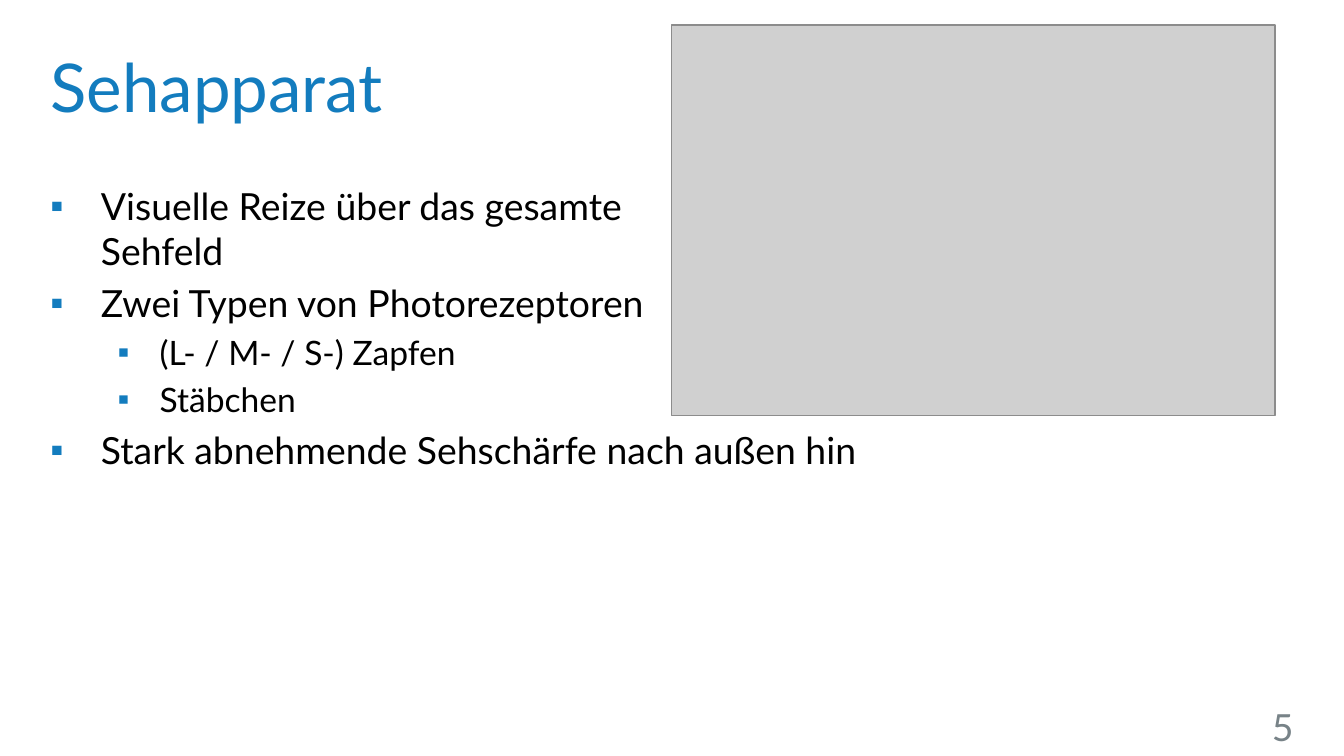
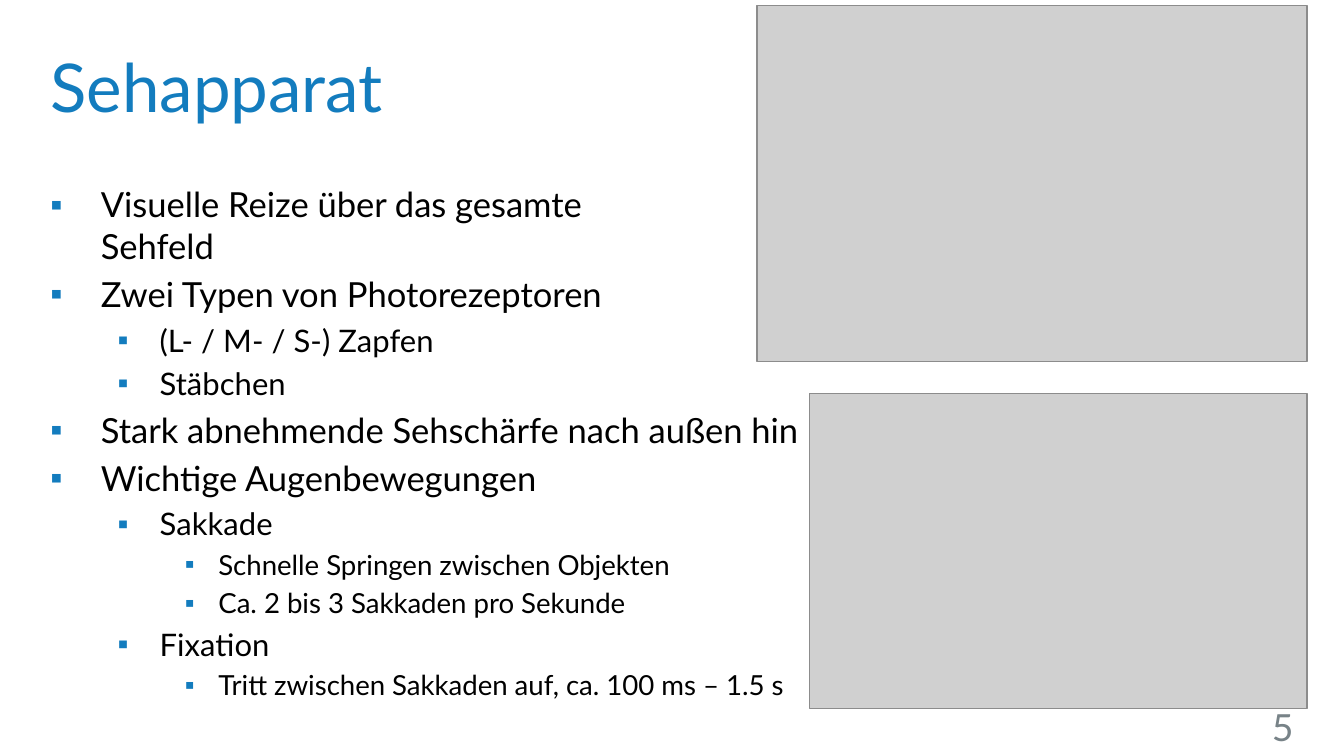
Before and after one commit to UniStuttgart-VISUS/FoveatedVolumeRendering, a slide deck: slide 5 of Dokumente/Vortrag/Wahrnehmungsorientiertes_Volumen-Rendering.pptx. Drawn at 1344x756 pixels with LibreOffice and Linux fonts; fonts in the diff are those of the drawing; grey boxes stand for pictures; background and template pictures are left out. Boxes give left, top, right and bottom in pixels: in the first picture for what was removed or moved away, otherwise in the second. Text is boxed around its words. In the diff, an @@ line names an element or a change of style, - is before the commit and + after.

Commit message:
Vortrag: Sehapparat angepasst, Eyetracking Folie nach vorne verschoben.

```diff
--- a/Dokumente/Vortrag/Wahrnehmungsorientiertes_Volumen-Rendering.pptx
+++ b/Dokumente/Vortrag/Wahrnehmungsorientiertes_Volumen-Rendering.pptx
@@ picture: place and size @@
-picture at bbox=[672, 26, 1275, 417]
+picture at bbox=[757, 5, 1306, 362]
@@ text at bbox=[101, 191, 798, 444]: size 20 to 18.5 pt in "Visuelle Reize über das gesamte Sehfeld", "Zwei Typen von Photorezeptoren", "Stark abnehmende Sehschärfe nach außen hin"; size 18 to 16.6 pt in "(L- / M- / S-) Zapfen", "Stäbchen" @@
@@ picture added at bbox=[809, 394, 1306, 708] @@
@@ text at bbox=[101, 465, 784, 699]: paragraphs added @@
+▪ Wichtige Augenbewegungen
+  ▪ Sakkade
+    ▪ Schnelle Springen zwischen Objekten
+    ▪ Ca. 2 bis 3 Sakkaden pro Sekunde
+  ▪ Fixation
+    ▪ Tritt zwischen Sakkaden auf, ca. 100 ms – 1.5 s
```
Also in this commit, not shown: 1 other slide changed, 1 slide removed.
